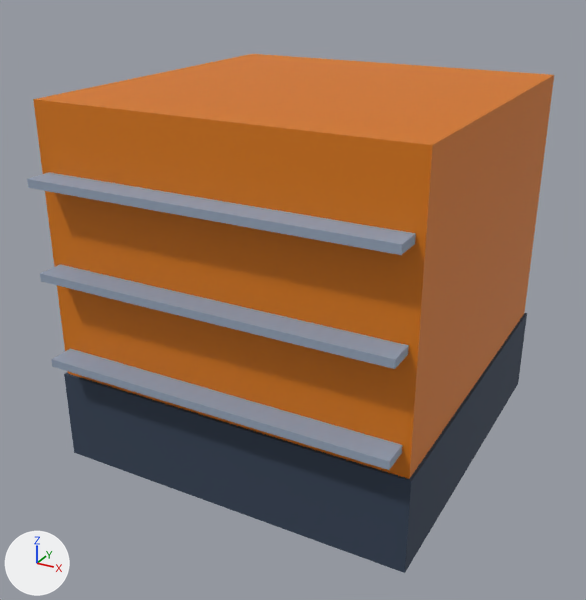
What one commit did to the glTF model public/assets/models/buildings/bld_mixed_use_01.glb.
Before and after are seen from a camera (50 mm lens) standing at (13.9, -27.0, 18.8) and looking at (-0.1, -1.5, 6.0). The lights are fixed; the arrows at lower left show +X, +Y and +Z. The first picture is the older version. Where no turn or scale is listed for an object, it has been applied to the vertices. Vertices at exactly the same position are counted once.
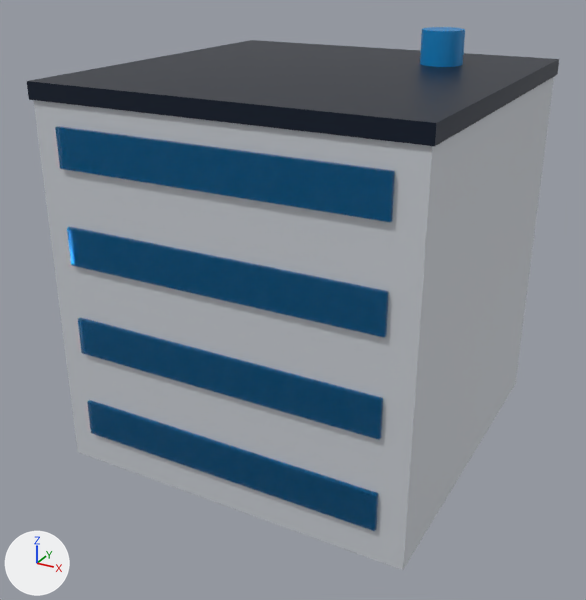
Changed parts and their boxes (x1, y1, x2, y2) in the pictures (586 x 600 px):
'Mesh_0', recoloured (orange to light grey): (33, 77, 554, 479) in both
'Mesh_1', recoloured, surface changed, moved, rescaled: before (64, 313, 527, 573); after (27, 40, 559, 146)
'Mesh_4', recoloured, surface changed, moved, rescaled (17% narrower, 32% taller): before (27, 172, 416, 255); after (67, 227, 389, 337)
'Mesh_3', recoloured, surface changed, moved, rescaled (17% narrower, 18% taller): before (40, 265, 409, 369); after (78, 317, 383, 440)
'Mesh_2', recoloured, surface changed, moved, rescaled (17% narrower, 7% taller): before (51, 348, 402, 470); after (87, 400, 378, 531)
'Mesh_5', added: after (55, 126, 395, 222)
'Mesh_6', added (blue): after (420, 27, 465, 67)

The edits, one by one:
Material 'Material_0' (mat_material_0) changes colour from orange #d97706 to light grey #d1d5db; in linear values from (0.694, 0.184, 0.00182) to (0.638, 0.665, 0.708).
Material 'Material_1' (mat_material_1) changes colour from dark blue #334155 to dark blue #1e293b; in linear values from (0.0331, 0.0529, 0.0908) to (0.013, 0.0222, 0.0437).
In material 'Material_1' (mat_material_1), roughness goes from 0.8 to 0.4.
In material 'Material_1' (mat_material_1), metallic goes from 0.0 to 0.6.
Material 'Material_2' (mat_material_2) changes colour from greyish blue #94a3b8 to blue #0284c7; in linear values from (0.296, 0.366, 0.479) to (0.000607, 0.231, 0.571).
In material 'Material_2' (mat_material_2), roughness goes from 0.7 to 0.1.
In material 'Material_2' (mat_material_2), alpha goes from 1.0 to 0.7.
In material 'Material_2' (mat_material_2), metallic goes from 0.0 to 0.9.
Material 'Material_3' (mat_material_3) is new.
Its base color is (0.000607, 0.231, 0.571) (blue #0284c7).
Its roughness is 0.4.
me_mesh_1 is used by ob_mesh_1; location (0.0, 0.0, 1.8).
me_mesh_1 had 8 vertices, 12 faces and spanned x -7.1..7.1, y -7.1..7.1, z -1.8..1.8.
me_mesh_1 now has 8 vertices, 12 faces and spans x -7.1..7.1, y -7.1..7.1, z -0.3..0.3.
me_mesh_1 part 1: the whole mesh is scaled about its middle by (1, 1, 0.167).
me_mesh_2 is used by ob_mesh_2; location (0.0, -7.3, 4.6).
me_mesh_2 had 8 vertices, 12 faces and spanned x -6.7..6.7, y -0.7..0.7, z -0.15..0.15.
me_mesh_2 now has 8 vertices, 12 faces and spans x -6.0..6.0, y -0.08..0.08, z -0.7..0.7.
me_mesh_2 part 2: the whole mesh is scaled about its middle by (0.896, 0.107, 4.67).
me_mesh_3 is used by ob_mesh_3; location (0.0, -7.3, 8.0).
me_mesh_3 had 8 vertices, 12 faces and spanned x -6.7..6.7, y -0.7..0.7, z -0.15..0.15.
me_mesh_3 now has 8 vertices, 12 faces and spans x -6.0..6.0, y -0.08..0.08, z -0.7..0.7.
me_mesh_3 part 3: the whole mesh is scaled about its middle by (0.896, 0.107, 4.67).
me_mesh_4 is used by ob_mesh_4; location (0.0, -7.3, 11.4).
me_mesh_4 had 8 vertices, 12 faces and spanned x -6.7..6.7, y -0.7..0.7, z -0.15..0.15.
me_mesh_4 now has 8 vertices, 12 faces and spans x -6.0..6.0, y -0.08..0.08, z -0.7..0.7.
me_mesh_4 part 4: the whole mesh is scaled about its middle by (0.896, 0.107, 4.67).
Mesh me_mesh_6 is new.
It has 36 vertices, 64 faces and spans x -0.8..0.8, y -0.8..0.8, z -0.75..0.75.
It uses material mat_material_3 (blue #0284c7).
Mesh me_mesh_5 is new.
It is a box spanning x -6.0..6.0, y -0.08..0.08, z -0.7..0.7.
It uses material mat_material_2 (blue #0284c7).
Object 'Mesh_1' (ob_mesh_1) moves from (0.0, 0.0, 1.8) to (0.0, 0.0, 14.3).
Object 'Mesh_2' (ob_mesh_2) moves from (0.0, -7.3, 4.6) to (0.0, -7.08, 2.0).
Object 'Mesh_3' (ob_mesh_3) moves from (0.0, -7.3, 8.0) to (0.0, -7.08, 5.5).
Object 'Mesh_4' (ob_mesh_4) moves from (0.0, -7.3, 11.4) to (0.0, -7.08, 9.0).
Object 'Mesh_6' (ob_mesh_6) is new; it shows me_mesh_6.
Its location is (3.5, 3.5, 15.1).
Object 'Mesh_5' (ob_mesh_5) is new; it shows me_mesh_5.
Its location is (0.0, -7.08, 12.5).
